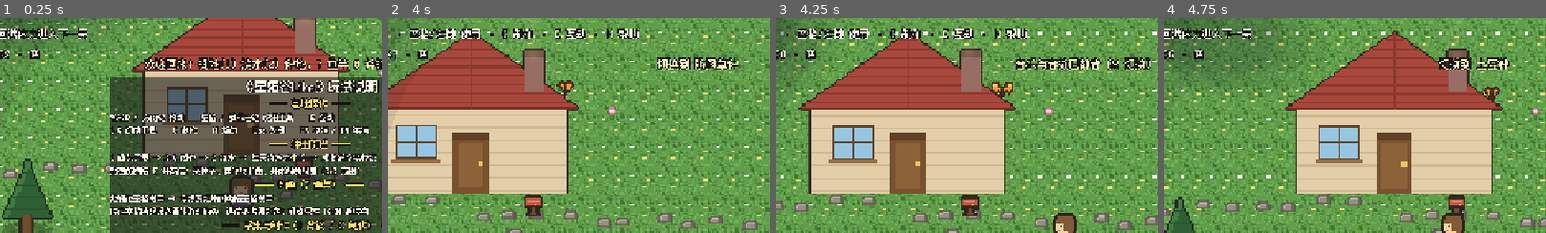
Above: before the commit, frames 1-4 (left to right).
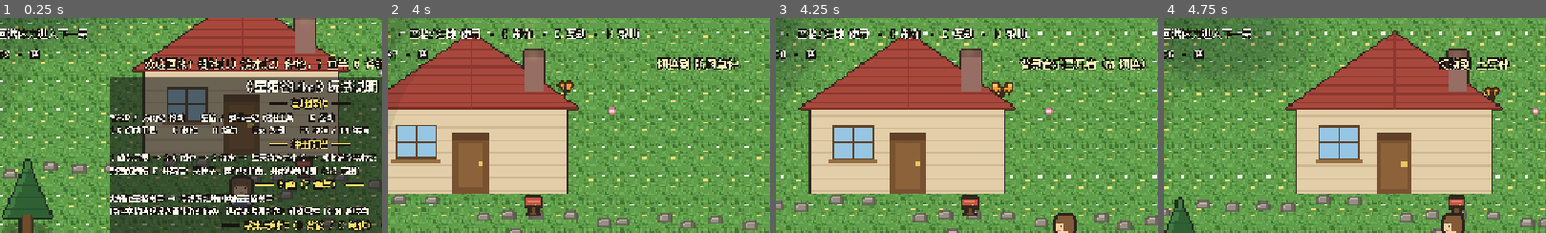
Above: after the commit, the same moments.

Repository: 192aaa/stardew-like
Game: Godot game, scene res://scenes/main.tscn
The game is run twice, just before and just after one commit, with the same random seed, the same clock (stepped at 60 frames per second) and the same inputs.
Inputs (mouse positions are % of the whole screen's width and height, from its top left):
- Up to frame 1 (0.25 s): no input
- Up to frame 2 (4 s): move the mouse to (72, 45) at 0.52 s; hold D (move_right) 0.53-1.28 s; hold C (craft) 0.53-1.28 s; click (72, 45) at 0.67 s; move the mouse to (30, 55) at 1.27 s; hold S (move_down) 1.28-2.03 s; tap E (interact) at 1.35 s; move the mouse to (60, 28) at 2.02 s; hold D (move_right) 2.03-2.78 s; hold 1 (tool_1) 2.03-2.78 s; move the mouse to (45, 70) at 2.77 s; hold W (move_up) 2.78-3.53 s; tap 2 (tool_2) at 2.85 s; click (45, 70) at 2.92 s; move the mouse to (80, 65) at 3.52 s; hold A (move_left) from 3.53 s (still down); hold 3 (tool_3) from 3.53 s (still down)
- Up to frame 3 (4.25 s): keep holding A (move_left); keep holding 3 (tool_3); tap M (mute) at 4.15 s
- Up to frame 4 (4.75 s): keep holding A (move_left); move the mouse to (20, 35) at 4.27 s; release 3 (tool_3) at 4.28 s; tap 4 (tool_4) at 4.35 s
The pictures show only the part of the screen within x 9-59%, y 0-50%; the shares and areas given below are measured in that part.

Frames 1-2 are identical in both runs. In frame 3, 1.3% of the frame differs, in the area x 62-98%, y 18-24%; in frame 4, nothing differs.

Commit message:
BGM 与雨声默认关闭，按 M 开启

Diff:
--- a/scripts/main.gd
+++ b/scripts/main.gd
@@ -211,7 +211,7 @@
 		_switch_tool(Tool.AXE)
 	elif event.is_action_pressed("mute"):
 		var m: bool = Music.toggle_mute()
-		_toast("音乐与音效已%s（M 切换）" % ("静音" if m else "开启"))
+		_toast("背景音乐已%s（M 切换）" % ("开启" if not m else "关闭"))
 	elif event.is_action_pressed("craft"):
 		if help_open:
 			_toggle_help(false)
--- a/scripts/music.gd
+++ b/scripts/music.gd
@@ -5,7 +5,7 @@
 const NIGHT_DB := -9.0
 const RAIN_DB := -13.0
 
-var muted := false
+var muted := true  # BGM 与雨声默认关闭，按 M 开启
 
 var _day: AudioStreamPlayer
 var _night: AudioStreamPlayer
@@ -26,7 +26,8 @@
 	var ph := "night" if (time_min >= 1080.0 or time_min < 360.0) else "day"
 	if ph != _phase:
 		_phase = ph
-		_crossfade(_day if ph == "day" else _night, _night if ph == "day" else _day)
+		if not muted:
+			_crossfade(_day if ph == "day" else _night, _night if ph == "day" else _day)
 	if raining != _rain_on:
 		_rain_on = raining
 		_fade(_rain, RAIN_DB if raining and not muted else -60.0, 1.2)
